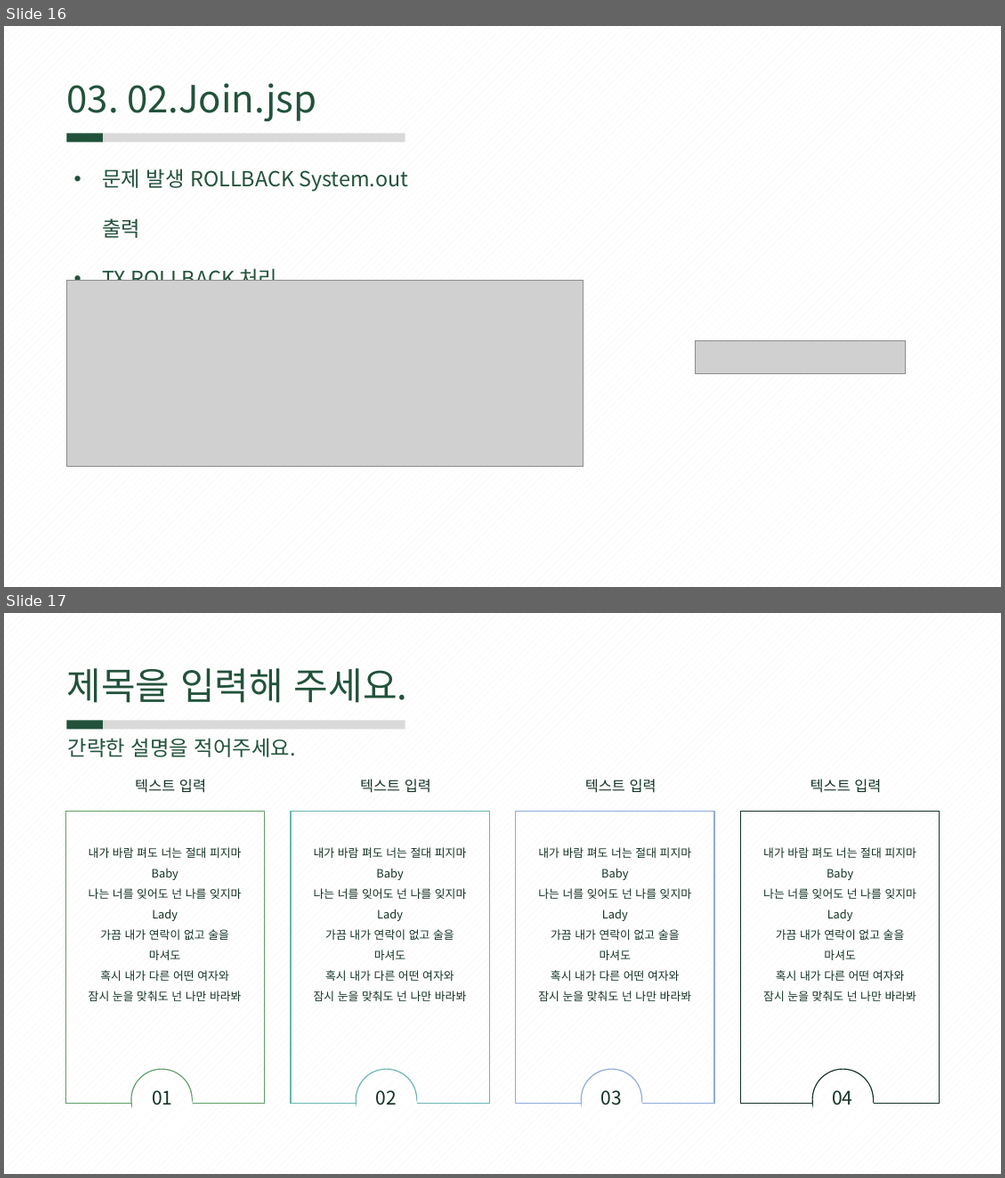
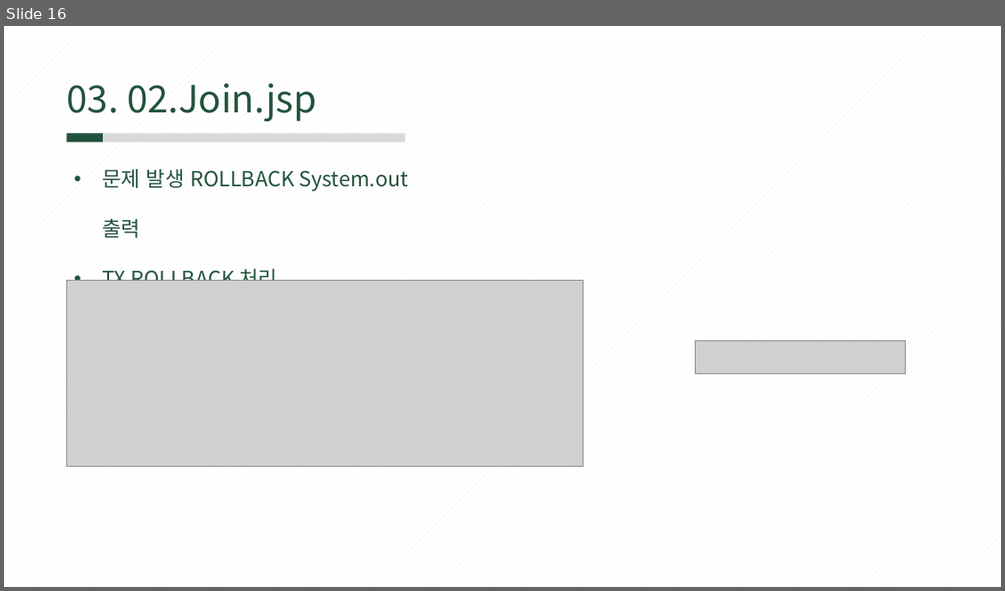
Before and after one commit to rombird/LEELEELIM, a slide deck: 서버프로그램 구현.pptx. Shown one above the other, each under a label of ours: slides 16 and 17 before the commit, slide 16 after it. The pictures are 1005x1178 and 1005x591 pixels, drawn with LibreOffice and Linux fonts; fonts in the diff are those of the drawing; grey boxes stand for pictures. Boxes give left, top, right and bottom in pixels: in the first picture for what was removed or moved away, otherwise in the second. Text is boxed around its words. In the diff, an @@ line names an element or a change of style, - is before the commit and + after.

```diff
--- a/서버프로그램 구현.pptx
+++ b/서버프로그램 구현.pptx
@@ slide 17 removed at (4, 613, 1001, 1174), background pattern #F2F2F2 on #FFFFFF @@
@@ text removed at (67, 668, 408, 703) @@
-제목을 입력해 주세요.
@@ rectangle removed at (67, 720, 103, 729) @@
@@ text removed at (68, 738, 296, 757) @@
-간략한 설명을 적어주세요.
@@ rectangle removed at (103, 720, 404, 729) @@
@@ text removed at (135, 779, 206, 793) @@
-텍스트 입력
@@ text removed at (360, 779, 431, 793) @@
-텍스트 입력
@@ text removed at (585, 779, 656, 793) @@
-텍스트 입력
@@ text removed at (810, 779, 881, 793) @@
-텍스트 입력
@@ rectangle removed at (65, 811, 264, 1103) @@
@@ rectangle removed at (291, 811, 489, 1103) @@
@@ rectangle removed at (516, 811, 714, 1103) @@
@@ rectangle removed at (741, 811, 939, 1103) @@
@@ text removed at (89, 847, 241, 1001) @@
-내가 바람 펴도 너는 절대 피지마 Baby
-나는 너를 잊어도 넌 나를 잊지마 Lady
-가끔 내가 연락이 없고 술을 마셔도
-혹시 내가 다른 어떤 여자와
-잠시 눈을 맞춰도 넌 나만 바라봐
@@ text removed at (314, 847, 466, 1001) @@
-내가 바람 펴도 너는 절대 피지마 Baby
-나는 너를 잊어도 넌 나를 잊지마 Lady
-가끔 내가 연락이 없고 술을 마셔도
-혹시 내가 다른 어떤 여자와
-잠시 눈을 맞춰도 넌 나만 바라봐
@@ text removed at (538, 847, 691, 1001) @@
-내가 바람 펴도 너는 절대 피지마 Baby
-나는 너를 잊어도 넌 나를 잊지마 Lady
-가끔 내가 연락이 없고 술을 마셔도
-혹시 내가 다른 어떤 여자와
-잠시 눈을 맞춰도 넌 나만 바라봐
@@ text removed at (763, 847, 916, 1001) @@
-내가 바람 펴도 너는 절대 피지마 Baby
-나는 너를 잊어도 넌 나를 잊지마 Lady
-가끔 내가 연락이 없고 술을 마셔도
-혹시 내가 다른 어떤 여자와
-잠시 눈을 맞춰도 넌 나만 바라봐
@@ ellipse removed at (131, 1070, 192, 1130) @@
-1
@@ ellipse removed at (132, 1077, 193, 1137) @@
@@ text removed at (152, 1090, 172, 1105) @@
-01
@@ ellipse removed at (356, 1070, 417, 1130) @@
-1
@@ ellipse removed at (356, 1077, 417, 1137) @@
@@ text removed at (376, 1090, 396, 1105) @@
-02
@@ ellipse removed at (582, 1070, 642, 1130) @@
-1
@@ ellipse removed at (582, 1077, 642, 1137) @@
@@ text removed at (601, 1090, 622, 1105) @@
-03
@@ ellipse removed at (812, 1070, 873, 1130) @@
-1
@@ ellipse removed at (813, 1077, 874, 1137) @@
@@ text removed at (832, 1090, 852, 1105) @@
-04
```
Also in this commit, not shown: 2 slides changed, 2 other slides removed, 2 other files.
